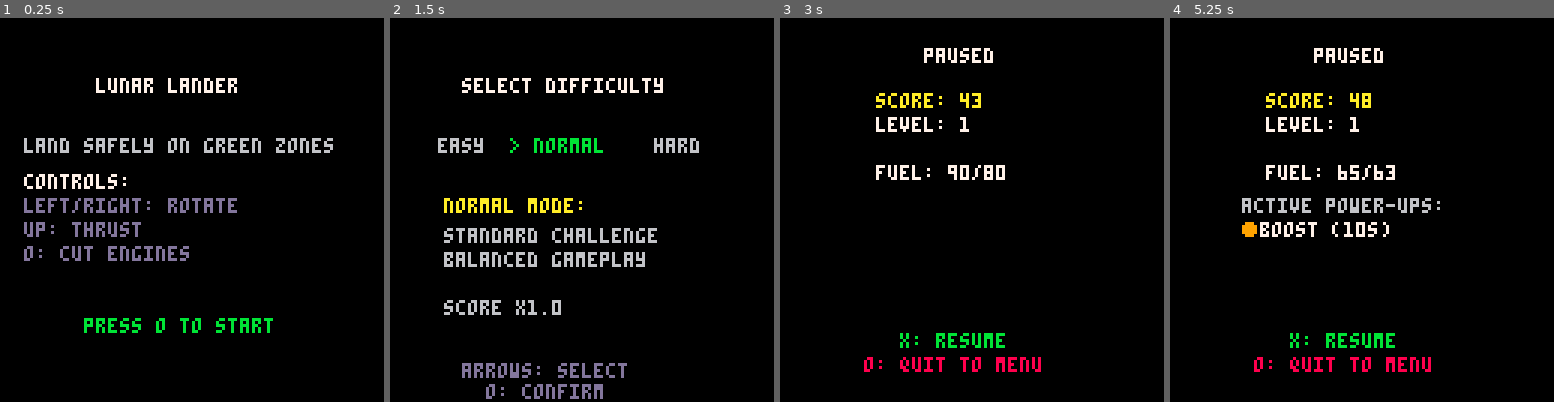
Above: before the commit, frames 1-4 (left to right).
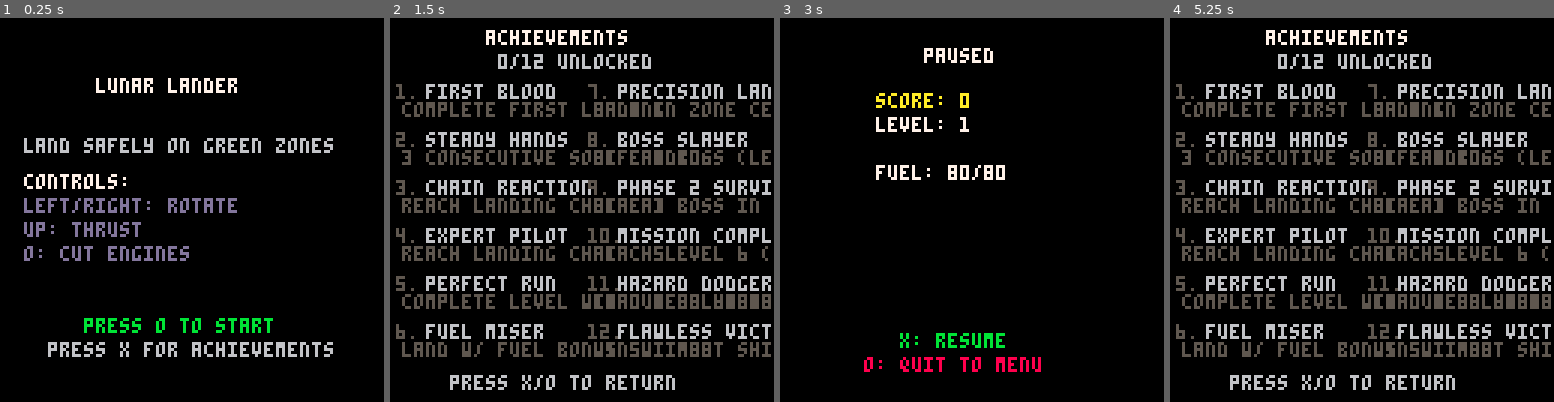
Above: after the commit, the same moments.

Repository: jeffcampbell/game-a-day
Game: PICO-8 cartridge games/2026-03-01/game.p8
Two runs of this game, one before a commit and one after it. Both use one fixed random seed, a clock stepped at 60 frames per second and the inputs below.
Inputs:
- Up to frame 1 (0.25 s): no input
- Up to frame 2 (1.5 s): tap X (X key) at 0.33, 1.07 s; tap O (Z key) at 0.7 s
- Up to frame 3 (3 s): hold Right 1.6-2.1 s; tap O (Z key) every 0.4 s from 1.7 to 2.9 s; tap X (X key) at 1.85, 2.97 s; hold Up 2.15-2.42 s; hold Right from 2.47 s (still down)
- Up to frame 4 (5.25 s): release Right at 3.03 s; hold Left 3.08-3.58 s; tap O (Z key) every 0.4 s from 3.3 to 4.9 s; hold Down 3.63-3.97 s; hold Right 4.02-4.68 s; tap X (X key) at 4.08, 5.2 s; hold Up 4.73-5.03 s; hold Left from 5.08 s (still down)

The runs differ from the first frame. In frame 1, 1.2% of the frame differs, in the area x 12-87%, y 84-89%; in frame 2, 25%, in the area x 1-100%, y 3-100%; in frame 3, 0.1%; in frame 4, 24%.

Commit message:
Add achievement system to Lunar Lander
Implements a tiered achievement system with 12 achievements:
- First Blood: Complete first landing
- Steady Hands: 3 consecutive soft landings
- Chain Reaction: Landing chain x3
- Expert Pilot: Landing chain x5
- Perfect Run: Complete level without collisions
- Fuel Miser: Land with fuel bonus 5 times
- Precision Landing: Land in zone center 5 times
- Boss Slayer: Defeat boss
- Phase 2 Survivor: Defeat boss in phase 2
- Mission Complete: Reach level 6
- Hazard Dodger: Land near hazard 10 times
- Flawless Victory: Win without shield & no collisions

Features:
- Persistent achievement storage using cartdata slots 3-14
- Achievement menu accessible from main menu with X button
- Visual celebration on unlock: particles, screen shake, fanfare SFX
- Gameover screen shows newly unlocked achievements
- Tracks progress across: landings, boss defeats, hazard proximity, shield usage
- Comprehensive _log() calls for all achievement events

Integration:
- do_landing(): tracks soft landings, fuel efficiency, precision, hazards
- do_boss_defeat(): tracks boss/phase2 defeats
- do_crash(): tracks collisions
- Shield usage tracked across all collision types
- check_achievements() called after key events

Co-Authored-By: Claude Sonnet 4.5 <noreply@anthropic.com>

Diff:
--- a/games/2026-03-01/game.p8
+++ b/games/2026-03-01/game.p8
@@ -59,6 +59,50 @@
 high_level = 0
 high_landing = 0
 new_record = false  -- flag for new record celebration
+
+-- achievement system
+achievements = {}  -- 12 boolean flags for unlocked achievements
+new_achievements = {}  -- achievements unlocked this session
+achievement_names = {
+  "first blood",
+  "steady hands",
+  "chain reaction",
+  "expert pilot",
+  "perfect run",
+  "fuel miser",
+  "precision landing",
+  "boss slayer",
+  "phase 2 survivor",
+  "mission complete",
+  "hazard dodger",
+  "flawless victory"
+}
+achievement_desc = {
+  "complete first landing",
+  "3 consecutive soft landings",
+  "reach landing chain x3",
+  "reach landing chain x5",
+  "complete level without collisions",
+  "land w/ fuel bonus 5 times",
+  "land in zone center 5 times",
+  "defeat boss (level 3, 4, or 5)",
+  "defeat boss in phase 2",
+  "reach level 6 (complete all levels)",
+  "land near hazard 10 times",
+  "win without shield & no collisions"
+}
+
+-- achievement progress tracking
+consecutive_soft_landings = 0
+total_soft_landings = 0
+total_fuel_efficiency_landings = 0
+total_precision_landings = 0
+total_perfect_runs = 0
+total_hazard_landings = 0
+bosses_defeated = 0
+phase2_bosses_defeated = 0
+shield_used_this_game = false
+collisions_this_game = 0
 
 -- ship physics
 ship = {}
@@ -84,6 +128,7 @@
 
 function _init()
   load_highscores()
+  load_achievements()
   _log("state:menu")
   music(0)  -- start menu music
 end
@@ -104,6 +149,119 @@
   _log("save:score:"..high_score..",level:"..high_level..",landing:"..high_landing)
 end
 
+-- achievement persistence
+function load_achievements()
+  -- slots 3-14 for 12 achievements (0=locked, 1=unlocked)
+  for i = 1, 12 do
+    achievements[i] = dget(2 + i) > 0
+  end
+  _log("load:achievements:"..count_achievements())
+end
+
+function save_achievements()
+  for i = 1, 12 do
+    dset(2 + i, achievements[i] and 1 or 0)
+  end
+  _log("save:achievements")
+end
+
+function count_achievements()
+  local count = 0
+  for i = 1, 12 do
+    if achievements[i] then count += 1 end
+  end
+  return count
+end
+
+function unlock_achievement(id)
+  if achievements[id] then return end  -- already unlocked
+
+  achievements[id] = true
+  add(new_achievements, id)
+  save_achievements()
+
+  _log("achievement:unlock:"..achievement_names[id])
+
+  -- celebration effects
+  sfx(5)  -- fanfare sound
+  shake_frames = 10
+  shake_intensity = 1.2
+
+  -- burst of particles
+  for i = 1, 20 do
+    add(particles, {
+      x = 64,
+      y = 64,
+      vx = rnd(4) - 2,
+      vy = rnd(4) - 2,
+      life = 30,
+      col = 10  -- gold
+    })
+  end
+end
+
+function check_achievements()
+  -- 1. first blood: complete first landing
+  if not achievements[1] and total_soft_landings + total_fuel_efficiency_landings + total_precision_landings > 0 then
+    unlock_achievement(1)
+  end
+
+  -- 2. steady hands: 3 consecutive soft landings
+  if not achievements[2] and consecutive_soft_landings >= 3 then
+    unlock_achievement(2)
+  end
+
+  -- 3. chain reaction: reach landing chain x3
+  if not achievements[3] and chain >= 3 then
+    unlock_achievement(3)
+  end
+
+  -- 4. expert pilot: reach landing chain x5
+  if not achievements[4] and chain >= 5 then
+    unlock_achievement(4)
+  end
+
+  -- 5. perfect run: complete level without collisions
+  if not achievements[5] and total_perfect_runs >= 1 then
+    unlock_achievement(5)
+  end
+
+  -- 6. fuel miser: land with fuel efficiency bonus 5 times
+  if not achievements[6] and total_fuel_efficiency_landings >= 5 then
+    unlock_achievement(6)
+  end
+
+  -- 7. precision landing: land in zone center 5 times
+  if not achievements[7] and total_precision_landings >= 5 then
+    unlock_achievement(7)
+  end
+
+  -- 8. boss slayer: defeat boss
+  if not achievements[8] and bosses_defeated >= 1 then
+    unlock_achievement(8)
+  end
+
+  -- 9. phase 2 survivor: defeat boss in phase 2
+  if not achievements[9] and phase2_bosses_defeated >= 1 then
+    unlock_achievement(9)
+  end
+
+  -- 10. mission complete: reach level 6
+  if not achievements[10] and level >= 6 then
+    unlock_achievement(10)
+  end
+
+  -- 11. hazard dodger: land near hazard 10 times
+  if not achievements[11] and total_hazard_landings >= 10 then
+    unlock_achievement(11)
+  end
+
+  -- 12. flawless victory: win without shield usage and no collisions
+  if not achievements[12] and level >= 6 and not shield_used_this_game and collisions_this_game == 0 then
+    unlock_achievement(12)
+  end
+end
+
 function check_and_save_records()
   new_record = false
 
@@ -133,6 +291,9 @@
   if new_record then
     save_highscores()
   end
+
+  -- check for achievements
+  check_achievements()
 end
 
 function _update()
@@ -140,6 +301,8 @@
     update_menu()
   elseif state == "difficulty_select" then
     update_difficulty_select()
+  elseif state == "achievements" then
+    update_achievements()
   elseif state == "play" then
     update_play()
   elseif state == "pause" then
@@ -187,6 +350,8 @@
     draw_menu()
   elseif state == "difficulty_select" then
     draw_difficulty_select()
+  elseif state == "achievements" then
+    draw_achievements()
   elseif state == "play" then
     draw_world()  -- draw world elements in world space
   elseif state == "pause" then
@@ -211,6 +376,9 @@
     state = "difficulty_select"
     difficulty_cursor = 1  -- reset cursor to normal
     _log("state:difficulty_select")
+  elseif test_inputp(5) then  -- X button - achievements
+    state = "achievements"
+    _log("state:achievements")
   end
 end
 
@@ -221,6 +389,12 @@
   -- high score display
   if high_score > 0 then
     print("best score: "..high_score, 28, 30, 10)
+  end
+
+  -- achievement count
+  local ach_count = count_achievements()
+  if ach_count > 0 then
+    print("achievements: "..ach_count.."/12", 24, 36, 11)
   end
 
   print("controls:", 8, 52, 7)
@@ -228,6 +402,43 @@
   print("up: thrust", 8, 68, 13)
   print("o: cut engines", 8, 76, 13)
   print("press o to start", 28, 100, 11)
+  print("press x for achievements", 16, 108, 6)
+end
+
+-- achievements state
+function update_achievements()
+  if test_inputp(5) or test_inputp(4) then  -- X or O button - back to menu
+    state = "menu"
+    _log("state:menu")
+  end
+end
+
+function draw_achievements()
+  print("achievements", 32, 4, 7)
+  local unlocked = count_achievements()
+  print(unlocked.."/12 unlocked", 36, 12, unlocked > 0 and 11 or 6)
+
+  -- draw achievements in 2 columns
+  for i = 1, 12 do
+    local col_x = (i <= 6) and 2 or 66
+    local row_y = 22 + ((i - 1) % 6) * 16
+    local locked = not achievements[i]
+
+    -- tier number and name
+    local tier_col = locked and 5 or 10
+    print(i..".", col_x, row_y, tier_col)
+    print(achievement_names[i], col_x + 10, row_y, locked and 6 or 7)
+
+    -- description
+    print(achievement_desc[i], col_x + 2, row_y + 6, locked and 5 or 13)
+
+    -- unlock indicator
+    if not locked then
+      print("\x8e", col_x + 2, row_y, 11)  -- checkmark
+    end
+  end
+
+  print("press x/o to return", 20, 119, 6)
 end
 
 -- difficulty selection state
@@ -265,6 +476,12 @@
     precision_landing_count = 0
     perfect_run_count = 0
     best_landing_score = 0
+
+    -- reset achievement tracking for this game
+    new_achievements = {}
+    consecutive_soft_landings = 0
+    shield_used_this_game = false
+    collisions_this_game = 0
 
     init_level()
     music(1)  -- start gameplay music
@@ -871,6 +1088,7 @@
       for p in all(active_powerups) do
         if p.type == 1 then  -- shield type
           shield_active = true
+          shield_used_this_game = true
           del(active_powerups, p)
           _log("shield:absorbed:asteroid")
 
@@ -917,6 +1135,7 @@
       for p in all(active_powerups) do
         if p.type == 1 then  -- shield type
           shield_active = true
+          shield_used_this_game = true
           del(active_powerups, p)
           _log("shield:absorbed:enemy")
 
@@ -963,6 +1182,7 @@
       for p in all(active_powerups) do
         if p.type == 1 then  -- shield type
           shield_active = true
+          shield_used_this_game = true
           del(active_powerups, p)
           boss.hp -= 1
           _log("shield:absorbed:boss:hp:"..boss.hp)
@@ -1045,6 +1265,7 @@
       for p in all(active_powerups) do
         if p.type == 1 then  -- shield type
           shield_active = true
+          shield_used_this_game = true
           del(active_powerups, p)
           del(boss_projectiles, proj)
           _log("shield:absorbed:projectile")
@@ -1093,6 +1314,7 @@
       for p in all(active_powerups) do
         if p.type == 1 then  -- shield type
           shield_active = true
+          shield_used_this_game = true
           del(active_powerups, p)
           del(enemy_projectiles, proj)
           _log("shield:absorbed:enemy_projectile")
@@ -1141,6 +1363,7 @@
       for p in all(active_powerups) do
         if p.type == 1 then  -- shield type
           shield_active = true
+          shield_used_this_game = true
           del(active_powerups, p)
           _log("shield:absorbed:hazard")
 
@@ -1341,6 +1564,8 @@
     local soft_bonus = 50
     precision_bonuses += soft_bonus
     soft_landing_count += 1
+    total_soft_landings += 1
+    consecutive_soft_landings += 1
     _log("bonus:soft_landing:"..soft_bonus)
 
     -- gold particles
@@ -1356,6 +1581,9 @@
     end
 
     sfx(16)  -- soft landing sfx
+  else
+    -- reset consecutive soft landings if not a soft landing
+    consecutive_soft_landings = 0
   end
 
   -- 2. fuel efficiency bonus (>60% fuel)
@@ -1368,6 +1596,7 @@
     local fuel_eff_bonus = flr(ship.fuel * 3)
     precision_bonuses += fuel_eff_bonus
     fuel_efficiency_count += 1
+    total_fuel_efficiency_landings += 1
     _log("bonus:fuel_efficiency:"..fuel_eff_bonus)
 
     -- cyan particles
@@ -1394,6 +1623,7 @@
     local precision_bonus = 75
     precision_bonuses += precision_bonus
     precision_landing_count += 1
+    total_precision_landings += 1
     _log("bonus:precision_landing:"..precision_bonus)
 
     -- white star burst
@@ -1416,6 +1646,7 @@
     local perfect_bonus = 100
     precision_bonuses += perfect_bonus
     perfect_run_count += 1
+    total_perfect_runs += 1
     _log("bonus:perfect_run:"..perfect_bonus)
 
     -- rainbow particles
@@ -1445,6 +1676,7 @@
   if nearest_hazard_dist < 10 then
     local near_miss_bonus = 25 + rnd(16)  -- 25-40 points
     precision_bonuses += flr(near_miss_bonus)
+    total_hazard_landings += 1
     _log("bonus:hazard_near_miss:"..flr(near_miss_bonus))
 
     -- orange/red warning particles
@@ -1510,6 +1742,9 @@
   -- shake
   shake_frames = 6
   shake_intensity = 0.5
+
+  -- check for achievements
+  check_achievements()
 
   -- advance level
   if level < 5 then
@@ -1688,6 +1923,15 @@
   shake_frames = is_phase2 and 12 or 8
   shake_intensity = is_phase2 and 1.5 or 1.0
 
+  -- track achievement progress
+  bosses_defeated += 1
+  if is_phase2 then
+    phase2_bosses_defeated += 1
+  end
+
+  -- check for achievements
+  check_achievements()
+
   -- remove boss
   boss = nil
 end
@@ -1696,6 +1940,8 @@
   -- track collision (skip if already counted from asteroid hit)
   if ship.alive then
     collision_count += 1
+    collisions_this_game += 1
+    consecutive_soft_landings = 0  -- reset consecutive soft landings
   end
 
   -- crash sfx and music
@@ -2002,10 +2248,20 @@
   print("precision: "..precision_landing_count, 8, 84, 7)
   print("perfect runs: "..perfect_run_count, 8, 91, 7)
 
-  print("levels: "..(level - 1), 8, 102, 6)
-  print("fuel: "..total_fuel_saved, 64, 102, 6)
-
-  print("press o/x to restart", 16, 115, 6)
+  -- new achievements this session
+  if #new_achievements > 0 then
+    print("new achievements:", 20, 98, 11)
+    local y = 105
+    for i = 1, min(#new_achievements, 2) do
+      local ach_id = new_achievements[i]
+      print("\x8e "..achievement_names[ach_id], 16, y, 10)
+      y += 7
+    end
+  else
+    print("achievements: "..count_achievements().."/12", 24, 105, 6)
+  end
+
+  print("press o/x to restart", 16, 119, 6)
 end
 
 -- pause state
Not shown, changed: games/2026-03-01/game.js
